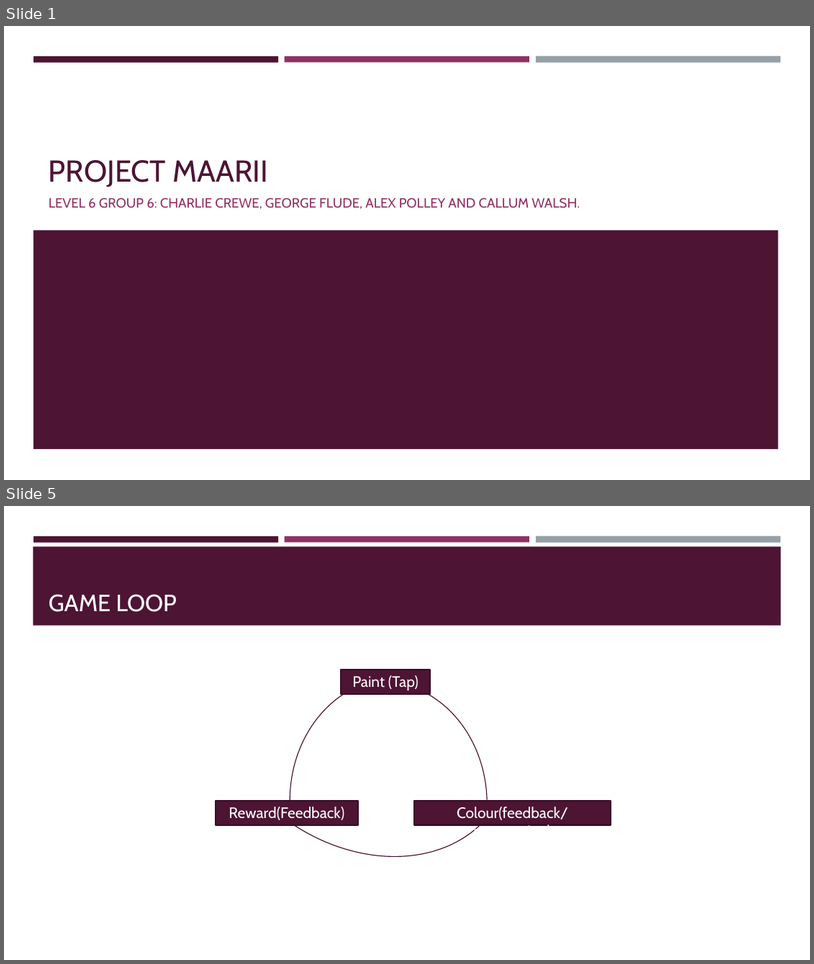
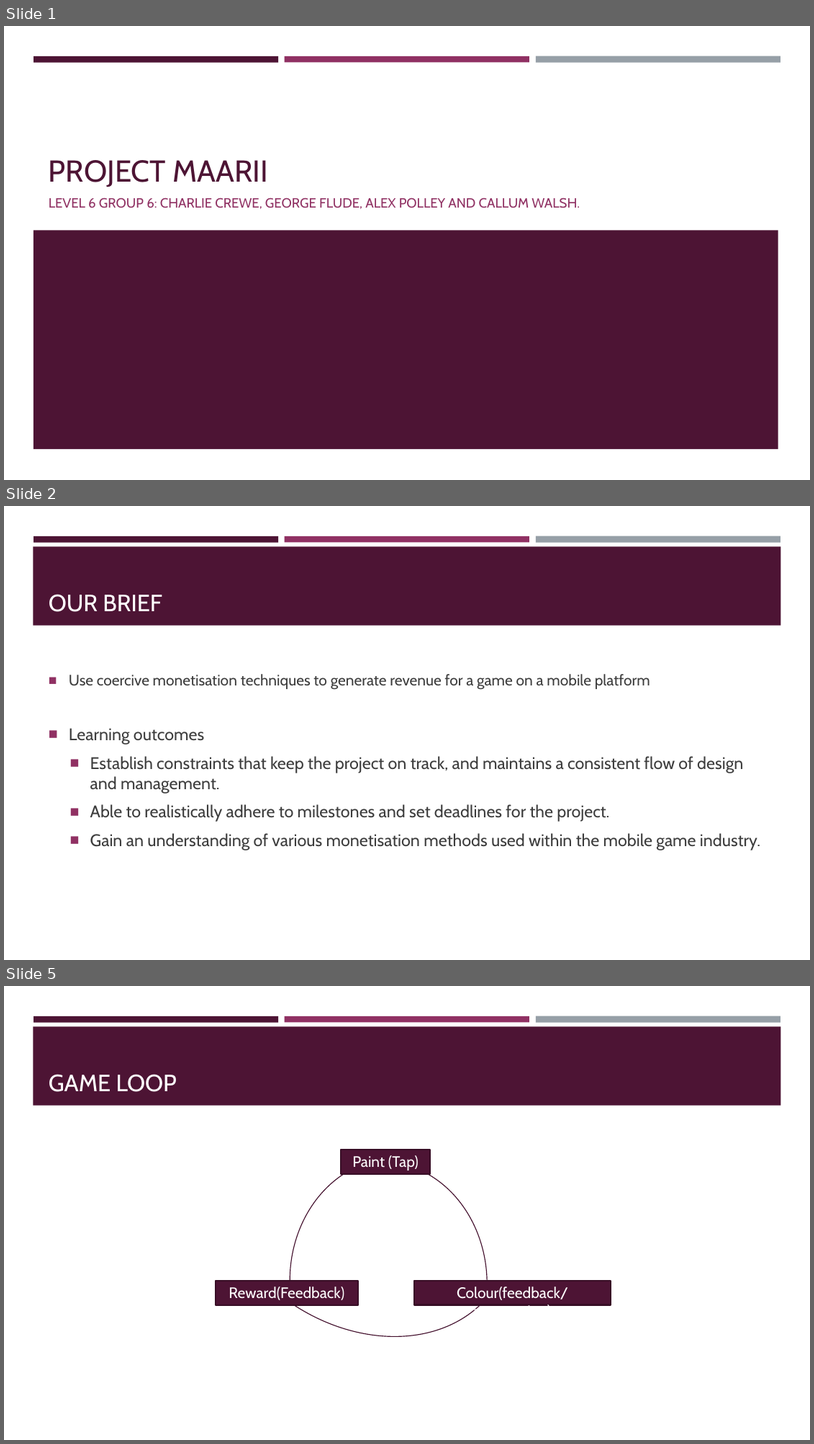
Before and after one commit to UoSGroupProjects1718/level-6-level-6-group-6, a slide deck: Presentations/Presentation1.pptx. Shown one above the other, each under a label of ours: slides 1 and 5 before the commit, slides 1, 2 and 5 after it; the slides between them are not shown. The pictures are 814x964 and 814x1444 pixels, drawn with LibreOffice and Linux fonts; fonts in the diff are those of the drawing. Boxes give left, top, right and bottom in pixels: in the first picture for what was removed or moved away, otherwise in the second. Text is boxed around its words. In the diff, an @@ line names an element or a change of style, - is before the commit and + after.

```diff
--- a/Presentations/Presentation1.pptx
+++ b/Presentations/Presentation1.pptx
@@ slide 2 added at [4, 506, 810, 960], background #FFFFFF; not listed: 4 template elements that a slide beside it also shows @@
@@ title added at [49, 594, 162, 612], 28 pt, text #FFFFFF @@
+OUR BRIEF
@@ text added at [69, 674, 761, 850], 20 pt, text #3D3D3D @@
+■ Use coercive monetisation techniques to generate revenue for a game on a mobile platform
+■ Learning outcomes
+  ■ Establish constraints that keep the project on track, and maintains a consistent flow of design and management.
+  ■ Able to realistically adhere to milestones and set deadlines for the project.
+  ■ Gain an understanding of various monetisation methods used within the mobile game industry.
```
Also in this commit, not shown: 3 slides changed, 1 other slide added, 2 slides removed.
